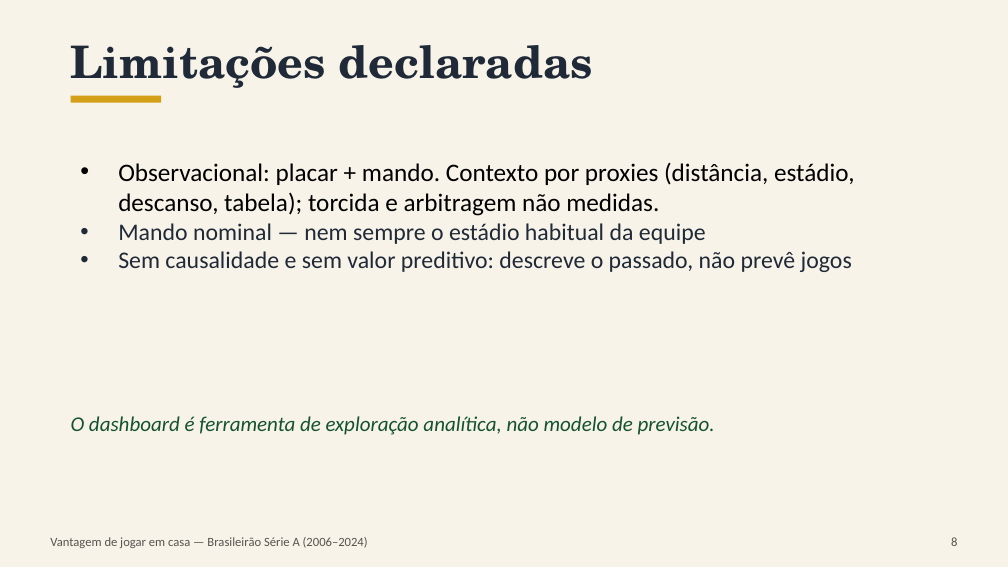
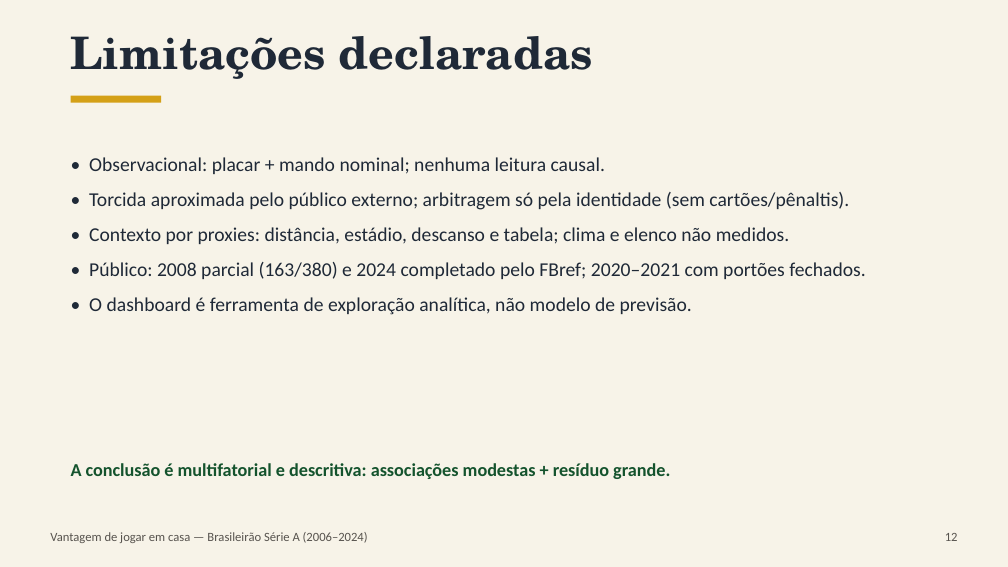
Before and after one commit to EmiyaKiritsugu3/TCC, a slide deck: slide 12 of apresentacao/apresentacao_tcc.pptx (slide 8 before the commit). Drawn at 1008x567 pixels with LibreOffice and Linux fonts; fonts in the diff are those of the drawing. Boxes give left, top, right and bottom in pixels: in the first picture for what was removed or moved away, otherwise in the second. Text is boxed around its words. In the diff, an @@ line names an element or a change of style, - is before the commit and + after.

```diff
--- a/apresentacao/apresentacao_tcc.pptx
+++ b/apresentacao/apresentacao_tcc.pptx
@@ text "Limitações declaradas" at (71,36,593,79): more space between paragraphs; vertical alignment middle to top @@
@@ text added at (89,157,865,315), 14 pt, text #1F2937 @@
+• Observacional: placar + mando nominal; nenhuma leitura causal.
+• Torcida aproximada pelo público externo; arbitragem só pela identidade (sem cartões/pênaltis).
+• Contexto por proxies: distância, estádio, descanso e tabela; clima e elenco não medidos.
+• Público: 2008 parcial (163/380) e 2024 completado pelo FBref; 2020–2021 com portões fechados.
+• O dashboard é ferramenta de exploração analítica, não modelo de previsão.
@@ text removed at (118,162,854,272) @@
-• Observacional: placar + mando. Contexto por proxies (distância, estádio, descanso, tabela); torcida e arbitragem não medidas.
-• Mando nominal — nem sempre o estádio habitual da equipe
-• Sem causalidade e sem valor preditivo: descreve o passado, não prevê jogos
@@ text removed at (71,416,715,435) @@
-O dashboard é ferramenta de exploração analítica, não modelo de previsão.
@@ text added at (71,463,670,479), 13 pt, text #14532D, bold @@
+A conclusão é multifatorial e descritiva: associações modestas + resíduo grande.
@@ text "Vantagem de jogar em casa ..." at (50,532,368,543): more space between paragraphs; vertical alignment middle to top @@
@@ text "12" at (945,533,958,541): vertical alignment middle to top @@
@@ text at (945,533,958,541): text changed @@
-8
+12
```
Also in this commit, not shown: 9 other slides changed, 4 slides added, 8 other files.
